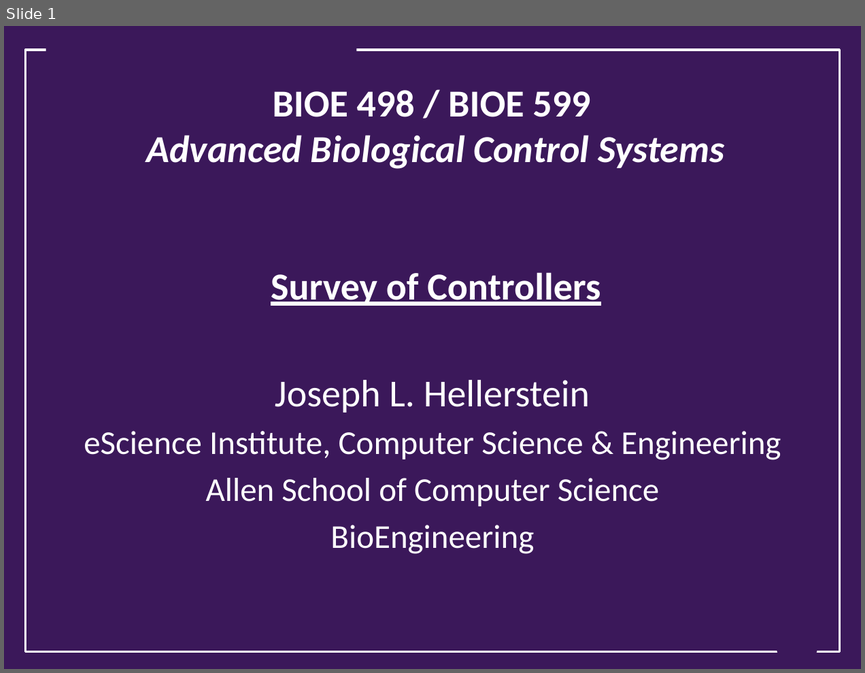
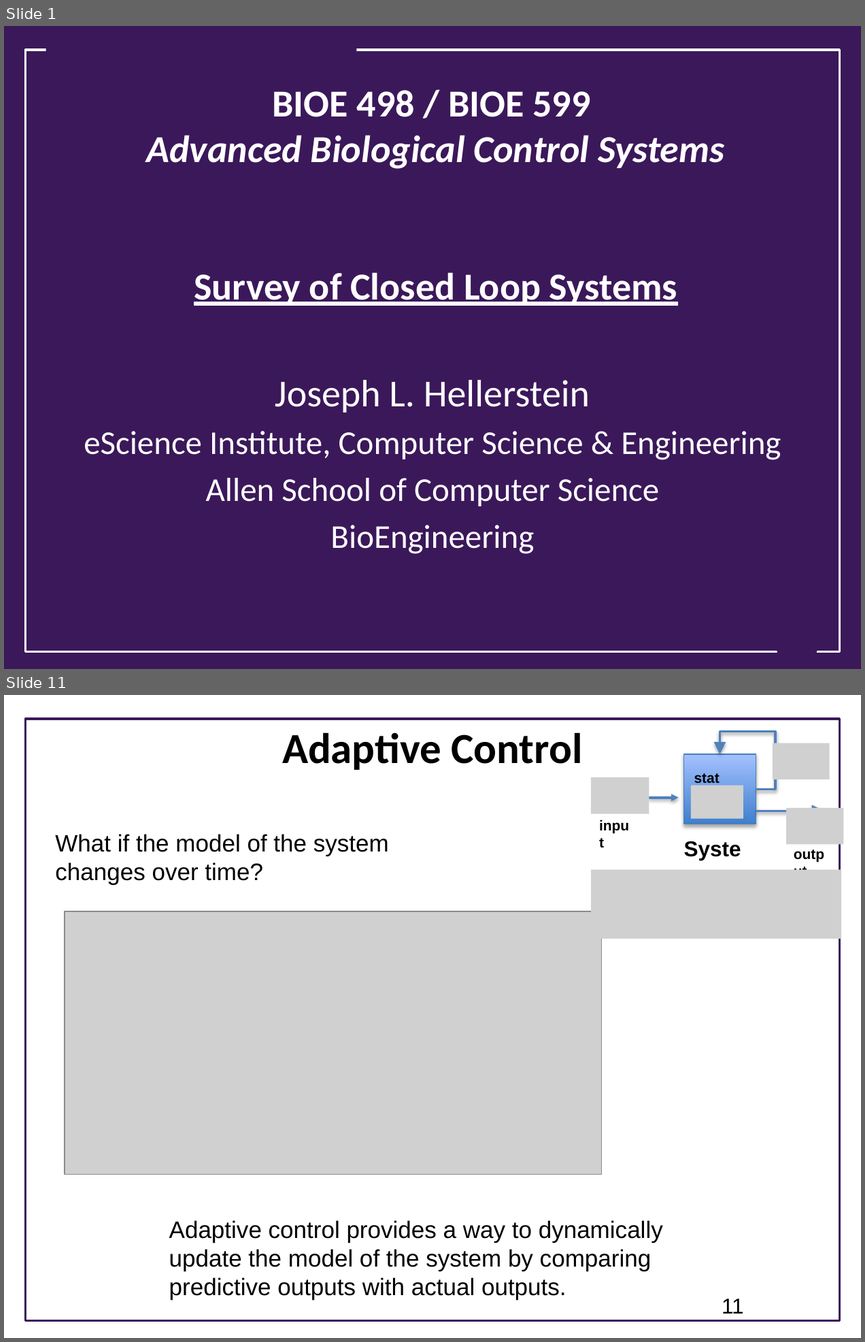
Before and after one commit to joseph-hellerstein/advanced-controls-lectures, a slide deck: Lecture_26-Survey-Of-Closed-Loop-Systems/Survey-Of-Closed-Loop-Systems.pptx. Shown one above the other, each under a label of ours: slide 1 before the commit, slides 1 and 11 after it; the slides between them are not shown. The pictures are 865x673 and 865x1342 pixels, drawn with LibreOffice and Linux fonts; fonts in the diff are those of the drawing; grey boxes stand for pictures; background and template pictures are left out. Boxes give left, top, right and bottom in pixels: in the first picture for what was removed or moved away, otherwise in the second. Text is boxed around its words. In the diff, an @@ line names an element or a change of style, - is before the commit and + after.

```diff
--- a/Lecture_26-Survey-Of-Closed-Loop-Systems/Survey-Of-Closed-Loop-Systems.pptx
+++ b/Lecture_26-Survey-Of-Closed-Loop-Systems/Survey-Of-Closed-Loop-Systems.pptx
@@ slide 11 added at [4, 695, 861, 1338], background #FFFFFF @@
@@ rectangle added at [26, 719, 839, 1321], outline #3B185A 1.75 pt @@
@@ title added at [282, 732, 582, 770], 36 pt, text #000000, bold @@
+Adaptive Control
@@ group added at [591, 732, 844, 868]: 4 pictures, 4 texts, 2 arrows, 1 rectangle, 1 elbow arrow @@
+input
+output
+System
+state
@@ text added at [55, 834, 389, 885], 20 pt, text #000000 @@
+What if the model of the system changes over time?
@@ picture added at [591, 870, 841, 939] @@
@@ picture added at [65, 912, 601, 1175] @@
@@ text added at [169, 1220, 663, 1300], 20 pt, text #000000 @@
+Adaptive control provides a way to dynamically update the model of the system by comparing predictive outputs with actual outputs.
@@ page number added at [721, 1298, 744, 1313], 18 pt, text #000000 @@
+11
@@ slide 1 changed as well @@
@@ title at [147, 90, 724, 305]: text changed @@
-BIOE 498 / BIOE 599
-Advanced Biological Control Systems
-Survey of Controllers
+BIOE 498 / BIOE 599
+Advanced Biological Control Systems
+Survey of Closed Loop Systems
```
Also in this commit, not shown: 1 other slide changed, 9 other slides added.
